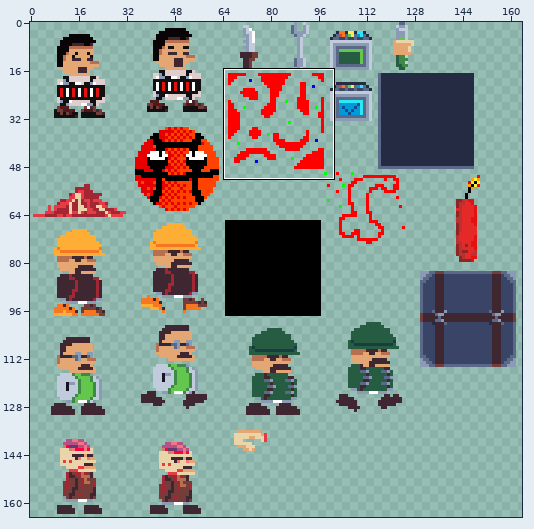
Two versions of one sprite sheet, site/public/img/out.png. Above, an overview of the earlier version with the close-up marked.
Close-up. Before the commit:
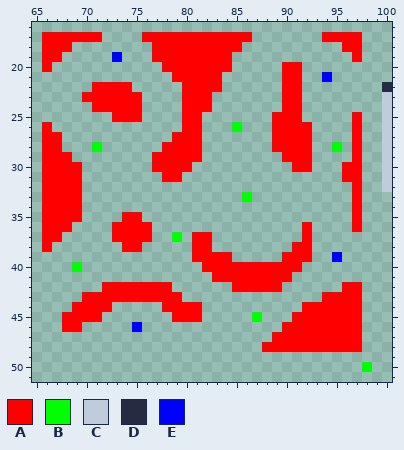
The file is 164x165 pixels. Colours within 5 levels of each other are drawn and written as one. Shown: x 65..100, y 16..51.
Palette (. is transparent): A #ff0000  B #00ff00  C #c0cbdc  D #262b44  E #0000ff
Pixels before, first column x 66:
17 AAAAAA....AAAAAAAAAAA.......AAAA...
18 AAA........AAAAAAAAA..........AA...
19 AA.....E...AAAAAAAA............A...
20 A...........AAAAAAA.....AA.........
21 .............AAAAA......AA..E......
22 .....AAAA.....AAAA......AA........D
23 ....AAAAAA....AAA.......AA........C
24 .....AAAAA....AAA.......AA........C
25 .......AAA....AA.......AAA.....A..C
26 A.............AA...B...AAAA....A..C
27 AA...........AAA.......AAAA....A..C
28 AA...B......AAAA.......AAAA..B.A..C
29 AAA........AAAAA........AAA....A..C
30 AAAA.......AAAA..........AA...AA..C
31 AAAA........AA................AA..C
32 AAAA...........................A..C
33 AAAA................B..........A...
34 AAAA...........................A...
35 AAAA....AA.....................A...
36 AAA....AAAA...............A....A...
37 AA.....AAAA..B.AA.........A........
38 A.......AA.....AA........AA........
39 ...............AAAA.....AAA..E.....
40 ...B............AAAAAAAAAA.........
41 .................AAAAAAAA..........
42 ......AAAAAAA......AAAAA......AA...
43 ....AAAAAAAAAA..............AAAA...
44 ...AAAA.....AAAA..........AAAAAA...
45 ..AAAA.......AAA.....B...AAAAAAA...
46 ..AA.....E..............AAAAAAAA...
47 .......................AAAAAAAAA...
48 ......................AAAAAAAAAA...
49 ...................................
50 ................................B..
New version:
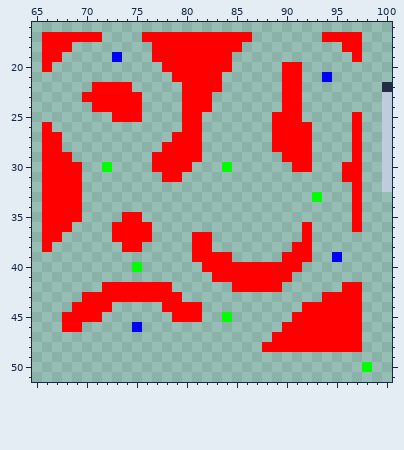
Change:
{"y":26,"x":85,"old":"B","new":"."}
{"y":28,"x":71,"old":"B","new":"."}
{"y":28,"x":95,"old":"B","new":"."}
{"y":30,"x":72,"old":".","new":"B"}
{"y":30,"x":84,"old":".","new":"B"}
{"y":33,"x":86,"old":"B","new":"."}
{"y":33,"x":93,"old":".","new":"B"}
{"y":37,"x":79,"old":"B","new":"."}
{"y":40,"x":69,"old":"B","new":"."}
{"y":40,"x":75,"old":".","new":"B"}
{"y":45,"x":84,"old":".","new":"B"}
{"y":45,"x":87,"old":"B","new":"."}
{"label":"changed","picture_box":[222,122,252,202]}
{"label":"changed","picture_box":[92,142,112,172]}
{"label":"changed","picture_box":[312,142,342,202]}
{"label":"changed","picture_box":[132,232,182,272]}
{"label":"erased","picture_box":[72,262,82,272]}
{"label":"changed","picture_box":[222,312,262,322]}
